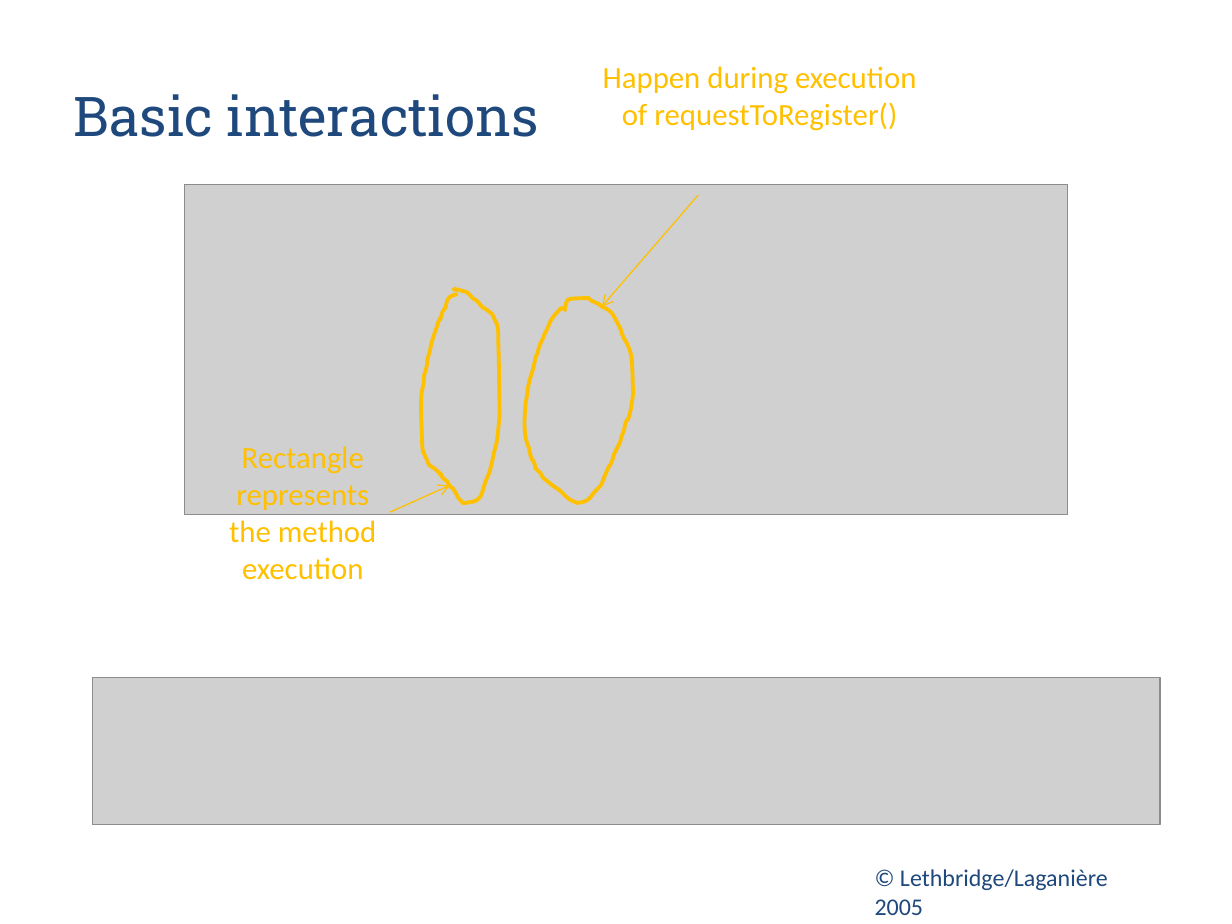
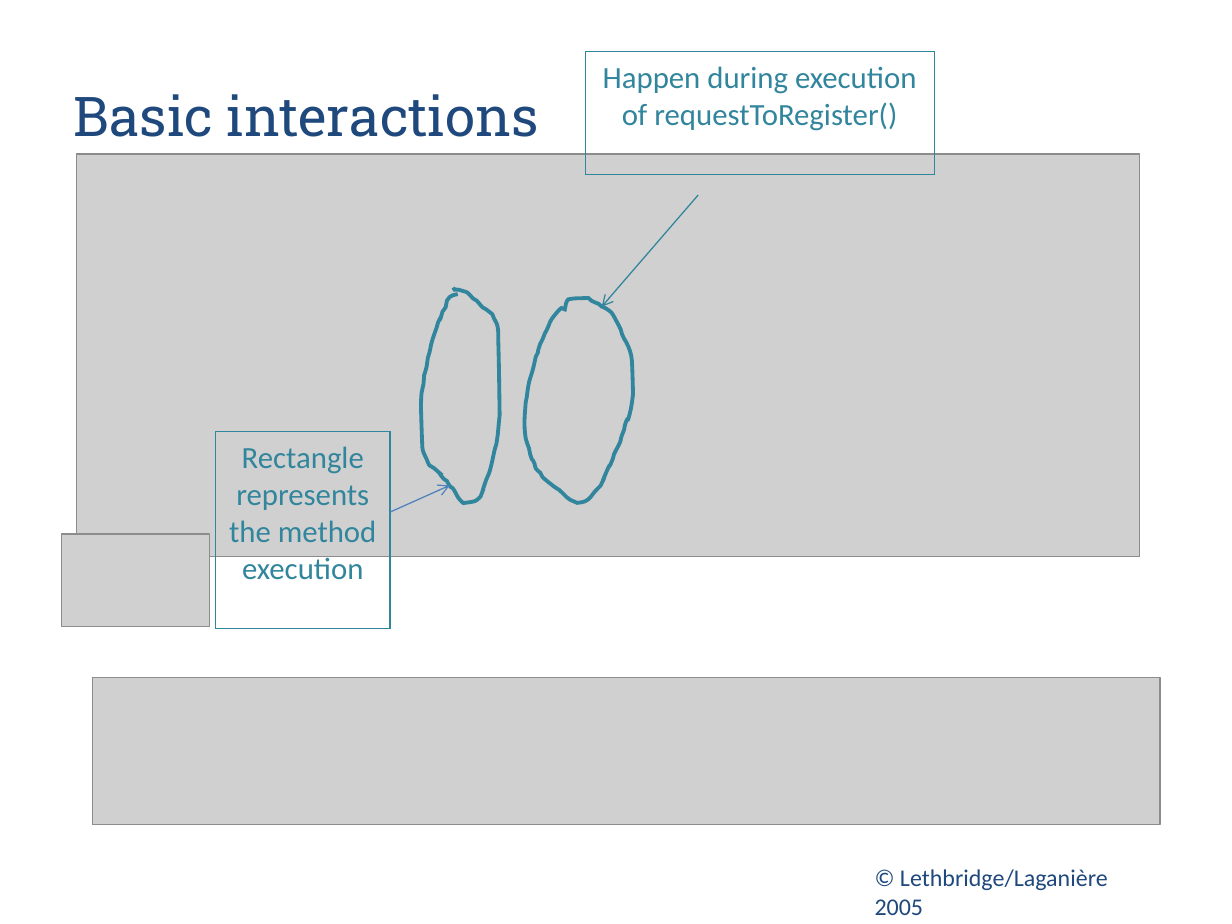
Before and after one commit to zarras/myy803-slides, a slide deck: slide 23 of 5-SoftEng-Modeling.ppt (slide 31 before the commit). Drawn at 1232x924 pixels with LibreOffice and Linux fonts; fonts in the diff are those of the drawing; grey boxes stand for pictures. Boxes give left, top, right and bottom in pixels: in the first picture for what was removed or moved away, otherwise in the second. Text is boxed around its words. In the diff, an @@ line names an element or a change of style, - is before the commit and + after.

```diff
--- a/5-SoftEng-Modeling.ppt
+++ b/5-SoftEng-Modeling.ppt
@@ rectangle "Happen during execution of requestToRegister()" resized from (x1=603, y1=66, x2=916, y2=131) to (x1=585, y1=52, x2=934, y2=175) @@
@@ rectangle "Happen during execution of requestToRegister()" at (x1=585, y1=52, x2=934, y2=175): text colour #FFC000 to #31859C; outline none to #31859C 0.74 pt @@
@@ picture resized from (x1=185, y1=185, x2=1068, y2=515) to (x1=76, y1=154, x2=1140, y2=557) @@
@@ arrow (699, 195) - (602, 307): stroke #FFC000 0.74 pt to #31859C 0.74 pt @@
@@ freeform shape at (x1=421, y1=287, x2=500, y2=503): outline #FFC000 2.24 pt to #31859C 2.24 pt @@
@@ freeform shape at (x1=524, y1=298, x2=633, y2=503): outline #FFC000 2.24 pt to #31859C 2.24 pt @@
@@ rectangle "Rectangle represents the method execution" resized from (x1=229, y1=446, x2=377, y2=580) to (x1=216, y1=431, x2=391, y2=628) @@
@@ rectangle "Rectangle represents the method execution" at (x1=216, y1=431, x2=391, y2=628): text colour #FFC000 to #31859C; outline none to #31859C 0.74 pt @@
@@ arrow (391, 513) - (450, 485): stroke #FFC000 0.74 pt to #4F81BD 0.74 pt @@
@@ picture added at (x1=62, y1=533, x2=209, y2=626) @@
```
Also in this commit, not shown: 11 other slides changed, 3 slides added, 6 other files.
